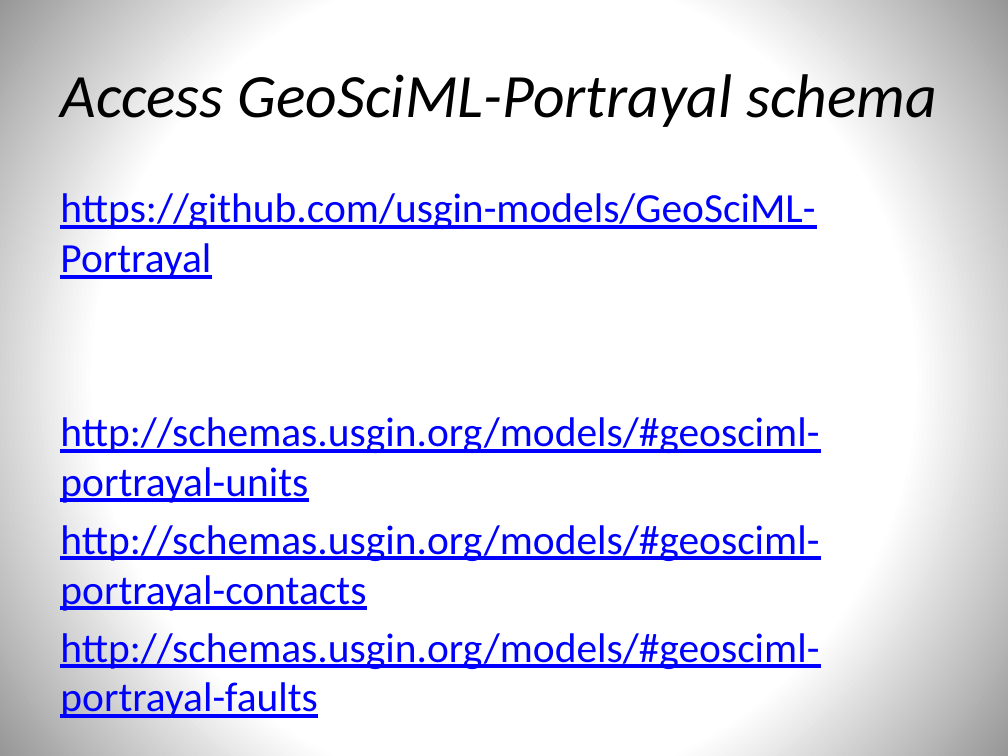
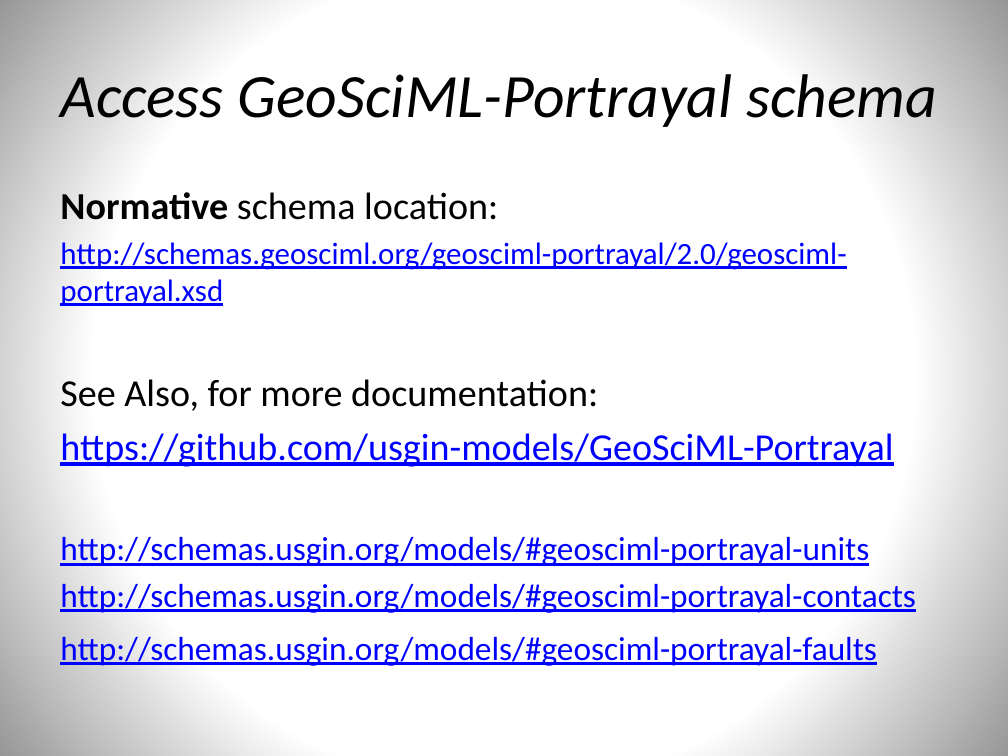
Before and after one commit to usgin/Workshops, a slide deck: slide 11 of OneGeologyWebinar/OneGeology.pptx (slide 7 before the commit). Drawn at 1008x756 pixels with LibreOffice and Linux fonts; fonts in the diff are those of the drawing. Boxes give left, top, right and bottom in pixels: in the first picture for what was removed or moved away, otherwise in the second. Text is boxed around its words. In the diff, an @@ line names an element or a change of style, - is before the commit and + after.

Commit message:
work on presentation for workshop
Add more info about OneGeology and GeoSciML portrayal

```diff
--- a/OneGeologyWebinar/OneGeology.pptx
+++ b/OneGeologyWebinar/OneGeology.pptx
@@ text at [60, 192, 846, 411]: paragraphs added @@
+Normative schema location:
+http://schemas.geosciml.org/geosciml-portrayal/2.0/geosciml-portrayal.xsd
+See Also, for more documentation:
@@ text at [60, 433, 915, 668]: size 29.6 to 27.2 pt in "https://github.com/usgin-models/GeoSciML-Portrayal"; size 29.6 to 23.8 pt in "http://schemas.usgin.org/models/#geosciml-portrayal-units", "http://schemas.usgin.org/models/#geosciml-portrayal-contacts", "http://schemas.usgin.org/models/#geosciml-portrayal-faults"; less space between paragraphs @@
```
Also in this commit, not shown: 5 other slides changed, 4 slides added.
